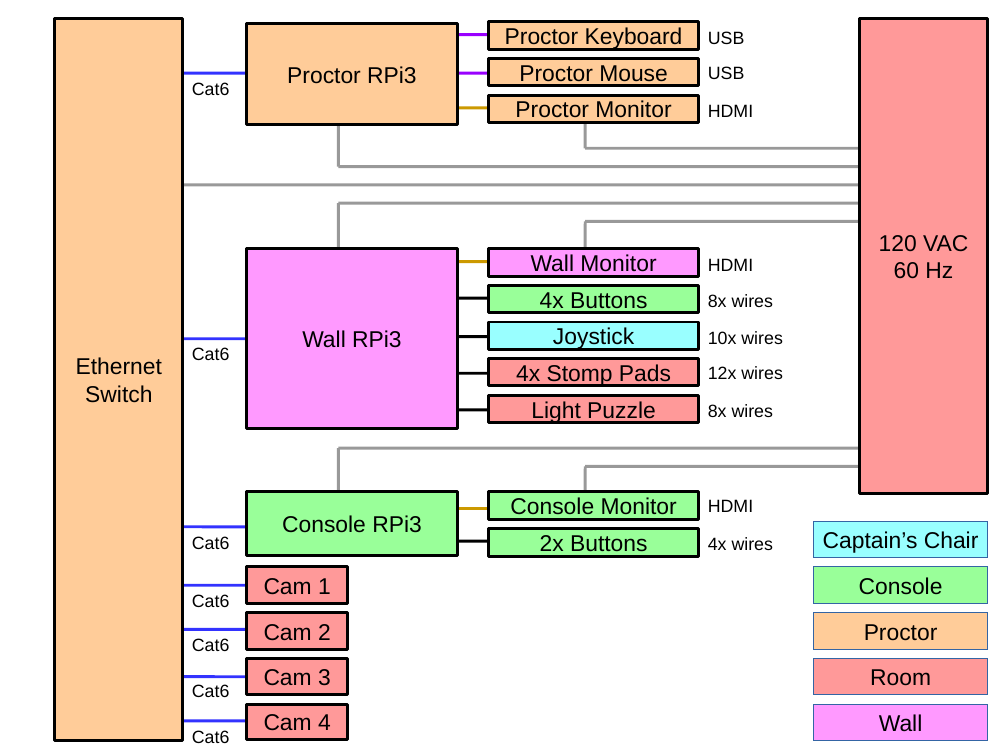
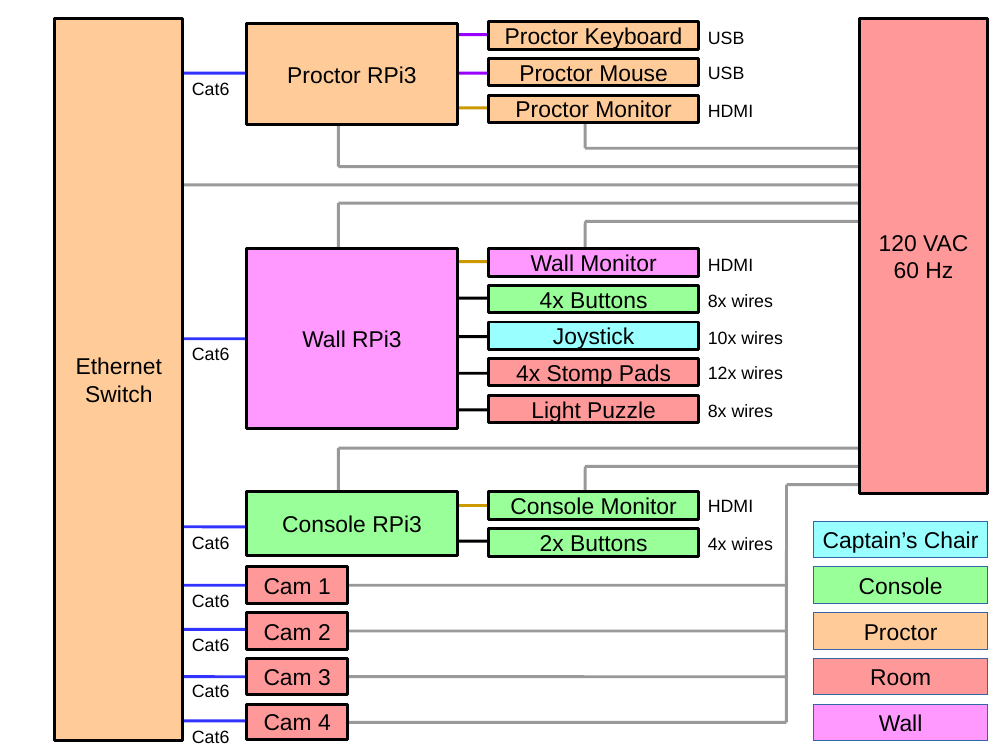
Before and after one commit to scottalmond/EscapeRoom, a slide deck: slide 1 of resources/pinout.odp. Drawn at 1008x756 pixels with LibreOffice and Linux fonts; fonts in the diff are those of the drawing. Boxes give left, top, right and bottom in pixels: in the first picture for what was removed or moved away, otherwise in the second. Text is boxed around its words. In the diff, an @@ line names an element or a change of style, - is before the commit and + after.

```diff
--- a/resources/pinout.odp
+++ b/resources/pinout.odp
@@ rectangle removed at (x1=0, y1=0, x2=1008, y2=756) @@
@@ line added from (787, 485) to (860, 485), #999999 2.3 pt @@
@@ line added from (787, 723) to (787, 485), #999999 2.3 pt @@
@@ line added from (338, 585) to (787, 585), #999999 2.3 pt @@
@@ line added from (338, 631) to (787, 631), #999999 2.3 pt @@
@@ line added from (338, 677) to (787, 677), #999999 2.3 pt @@
@@ line added from (338, 723) to (787, 723), #999999 2.3 pt @@
```
Also in this commit, not shown: 2 other files.
